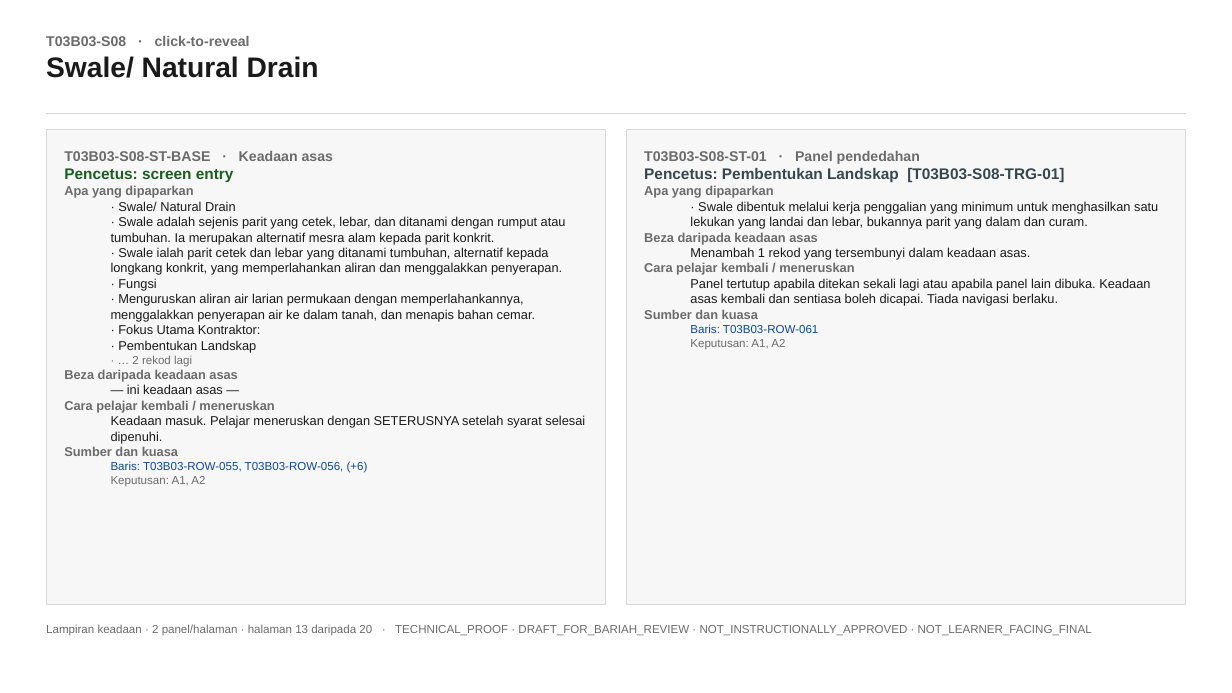
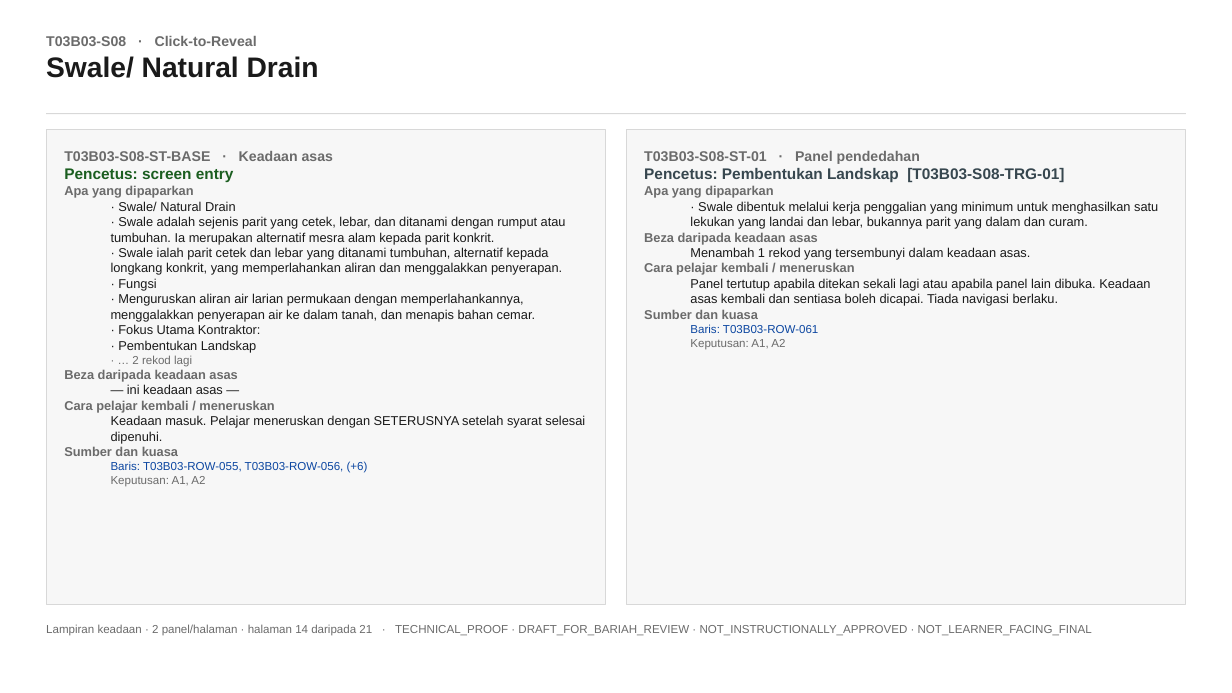
Before and after one commit to fidos777/slide-interaction-layer, a slide deck: slide 15 of reviews/storyboard-bariah/k5_calibration/K5PL06T03B03_LAMPIRAN_KEADAAN_DRAF_v0_1_2panel.pptx (slide 14 before the commit). Drawn at 1232x693 pixels with LibreOffice and Linux fonts; fonts in the diff are those of the drawing. Boxes give left, top, right and bottom in pixels: in the first picture for what was removed or moved away, otherwise in the second. Text is boxed around its words. In the diff, an @@ line names an element or a change of style, - is before the commit and + after.

```diff
--- a/reviews/storyboard-bariah/k5_calibration/K5PL06T03B03_LAMPIRAN_KEADAAN_DRAF_v0_1_2panel.pptx
+++ b/reviews/storyboard-bariah/k5_calibration/K5PL06T03B03_LAMPIRAN_KEADAAN_DRAF_v0_1_2panel.pptx
@@ text at [46,36,257,46]: text changed @@
-T03B03-S08 · click-to-reveal
+T03B03-S08 · Click-to-Reveal
@@ text at [46,624,1092,636]: text changed @@
-Lampiran keadaan · 2 panel/halaman · halaman 13 daripada 20 · TECHNICAL_PROOF · DRAFT_FOR_BARIAH_REVIEW · NOT_INSTRUCTIONALLY_APPROVED · NOT_LEARNER_FACING_FINAL
+Lampiran keadaan · 2 panel/halaman · halaman 14 daripada 21 · TECHNICAL_PROOF · DRAFT_FOR_BARIAH_REVIEW · NOT_INSTRUCTIONALLY_APPROVED · NOT_LEARNER_FACING_FINAL
```
Also in this commit, not shown: 20 other slides changed, 1 slide added, 4 other files.
